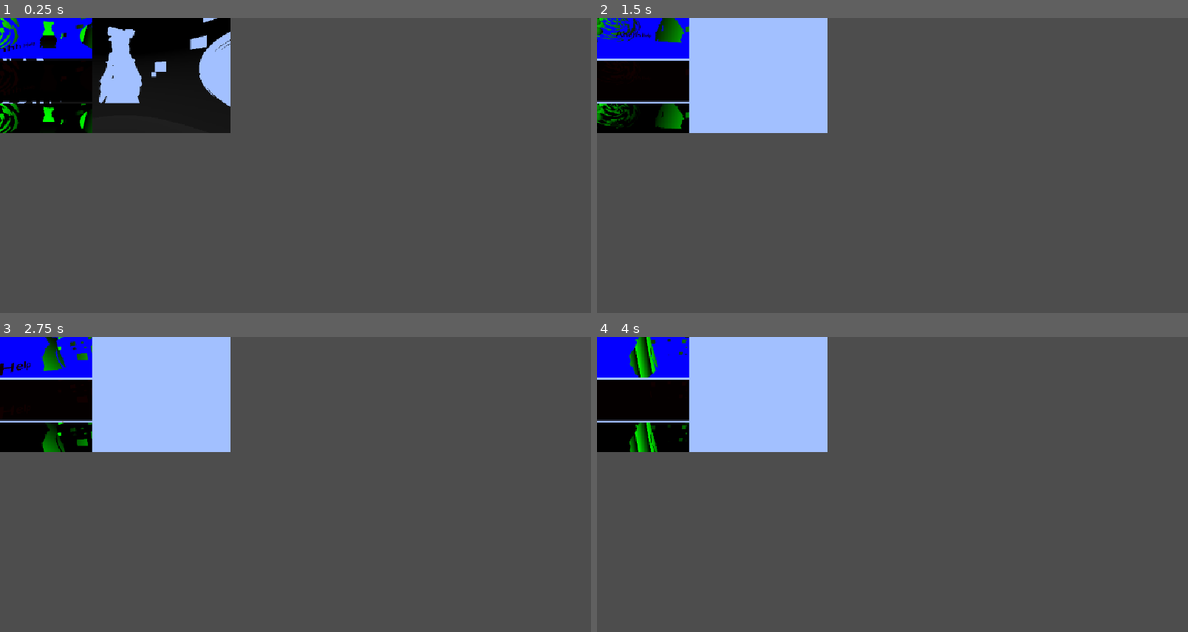
Above: before the commit, frames 1-4 (two rows, left to right).
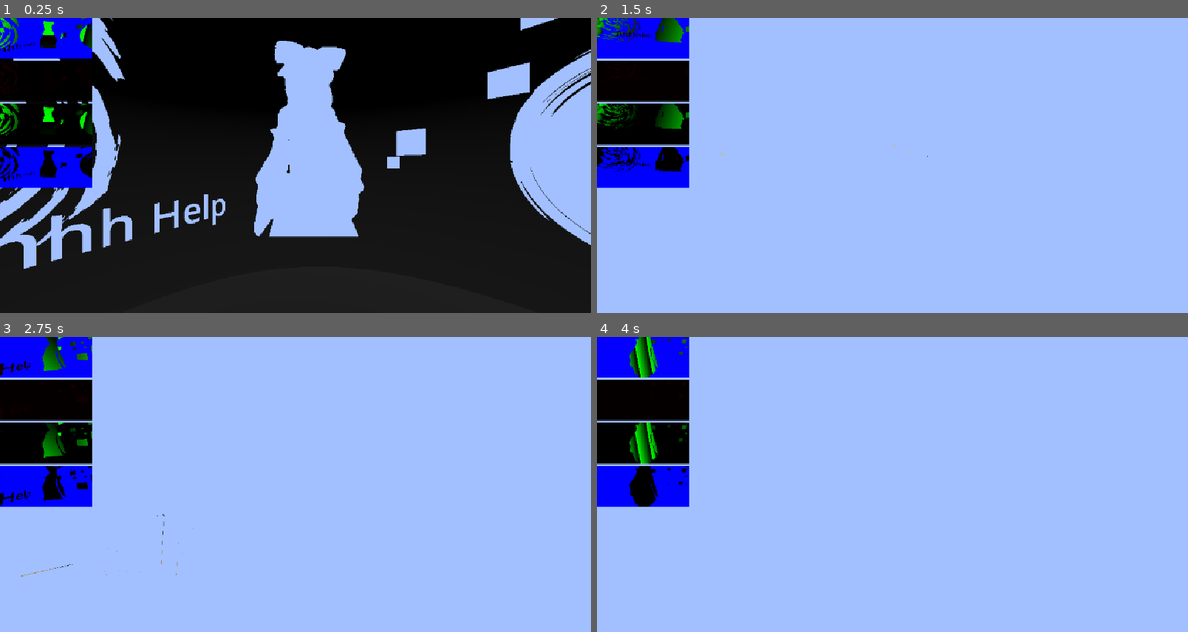
Above: after the commit, the same moments.

Repository: Joshiii03/Custom-Stencil-Buffer
Game: Godot game, scene res://scenes/test_100_portals.tscn
Same seed, same stepped clock (60 frames per second), same inputs: the game is played once before the commit and once after it. This scene is started directly instead of the project's main scene.
Inputs (mouse positions are in pixels of both pictures, inside the frame that each line leads up to):
- Up to frame 1 (0.25 s): no input
- Up to frame 2 (1.5 s): tap Enter (ui_accept) at 0.5 s; move the mouse to (1022, 150) at 0.52 s; hold D (move_right) 0.53-1.28 s; hold Shift (shift) 0.53-1.28 s; tap Space (jump) at 0.77 s; move the mouse to (862, 165) at 1.27 s; hold W (move_forward) from 1.28 s (still down); tap Shift (shift) at 1.35 s
- Up to frame 3 (2.75 s): keep holding W (move_forward); tap Space (jump) at 1.52 s; move the mouse to (307, 478) at 2.02 s; hold Shift (shift) from 2.03 s (still down)
- Up to frame 4 (4 s): keep holding W (move_forward); move the mouse to (886, 490) at 2.77 s; release Shift (shift) at 2.78 s; tap Shift (shift) at 2.85 s; tap Space (jump) at 3.02, 3.77 s; move the mouse to (933, 487) at 3.52 s; hold Shift (shift) from 3.53 s (still down)

The runs differ from the first frame. In frame 1, 88% of the frame differs, in the area x 0-100%, y 0-100%; in frame 2, 85%; in frame 3, 85%; in frame 4, 85%.

Commit message:
Resize stencil viewports to match screen
Make the screen viewport container fill its parent and initialize the stencil viewport from the screen viewport size. Update the test scene's particle render layer.

Diff:
--- a/scenes/test_100_portals.tscn
+++ b/scenes/test_100_portals.tscn
@@ -599,6 +599,7 @@
 
 [node name="CPUParticles3D" type="CPUParticles3D" parent="." unique_id=1967374373]
 transform = Transform3D(0.71576524, 0, -0.6983409, 0, 1, 0, 0.6983409, 0, 0.71576524, 9.473851, 8.337368, -7.055713)
+layers = 67108864
 material_override = SubResource("ShaderMaterial_ouget")
 amount = 20
 mesh = SubResource("PlaneMesh_530h6")
--- a/stencil/stencil_camera.gd
+++ b/stencil/stencil_camera.gd
@@ -34,8 +34,8 @@
 		stencil_viewport.size = EditorInterface.get_editor_viewport_3d(0).size
 		screen_viewport.size = EditorInterface.get_editor_viewport_3d(0).size
 	else:
-		stencil_viewport.size = get_window().size / 2.
-		screen_viewport.size = get_window().size / 2.
+		stencil_viewport.size = screen_viewport.size
+
 
 func _process(_delta: float) -> void:
 	set_camera_transform()
--- a/stencil/stencil_camera.tscn
+++ b/stencil/stencil_camera.tscn
@@ -72,22 +72,28 @@
 
 [node name="StencilViewport" type="SubViewport" parent="." unique_id=200876042]
 handle_input_locally = false
-size = Vector2i(1289, 594)
+size = Vector2i(2128, 1407)
 render_target_update_mode = 4
 
 [node name="Camera3D" type="Camera3D" parent="StencilViewport" unique_id=1839586270]
-transform = Transform3D(-0.015672445, -0.41391808, 0.9101792, 0, 0.910291, 0.41396892, -0.9998772, 0.006487905, -0.014266485, 1.372007, 0.6240181, -0.021505343)
+transform = Transform3D(0.97851664, -0.17570126, 0.10786246, 0, 0.5231775, 0.85222375, -0.206168, -0.8339151, 0.5119379, 7.8609595, 62.109623, 37.30977)
 cull_mask = 67108864
 environment = SubResource("Environment_hg732")
 current = true
 
 [node name="ScrrenSubViewport" type="SubViewportContainer" parent="." unique_id=1191746610]
-offset_right = 1024.0
-offset_bottom = 512.0
+anchors_preset = 15
+anchor_right = 1.0
+anchor_bottom = 1.0
+grow_horizontal = 2
+grow_vertical = 2
+size_flags_horizontal = 3
+size_flags_vertical = 3
+stretch = true
 
 [node name="ScreenViewport" type="SubViewport" parent="ScrrenSubViewport" unique_id=2147221177]
 handle_input_locally = false
-size = Vector2i(1289, 594)
+size = Vector2i(1024, 512)
 render_target_update_mode = 4
 
 [node name="Camera3D" type="Camera3D" parent="ScrrenSubViewport/ScreenViewport" unique_id=1493909745]
